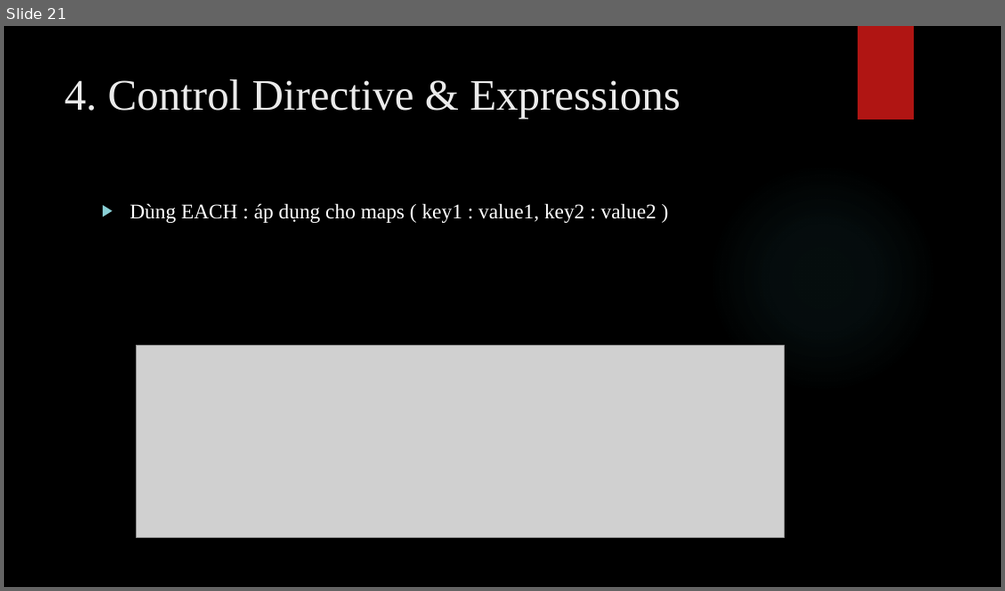
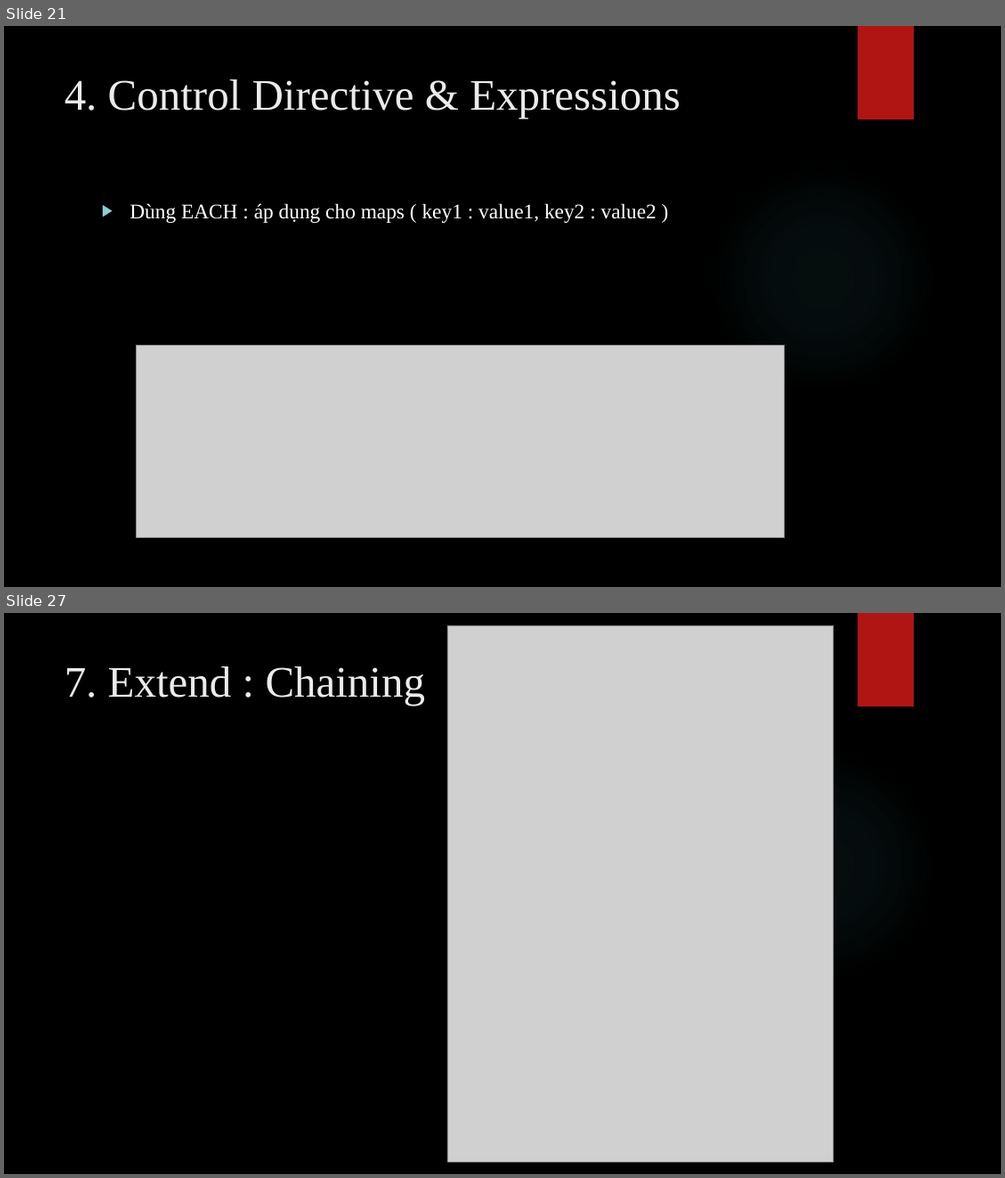
Before and after one commit to nghiepuit/sass, a slide deck: SASS.pptx. Shown one above the other, each under a label of ours: slide 21 before the commit, slides 21 and 27 after it; the slides between them are not shown. The pictures are 1005x591 and 1005x1178 pixels, drawn with LibreOffice and Linux fonts; fonts in the diff are those of the drawing; grey boxes stand for pictures; background and template pictures are left out. Boxes give left, top, right and bottom in pixels: in the first picture for what was removed or moved away, otherwise in the second. Text is boxed around its words. In the diff, an @@ line names an element or a change of style, - is before the commit and + after.

```diff
--- a/SASS.pptx
+++ b/SASS.pptx
@@ slide 27 added at (4, 613, 1001, 1174), background picture (left out); not listed: 2 template elements that a slide beside it also shows @@
@@ picture added at (447, 625, 834, 1162) @@
@@ title added at (65, 666, 426, 706), 42 pt, text #EBEBEB @@
+7. Extend : Chaining
```
Also in this commit, not shown: 9 other slides added, 4 other files.
